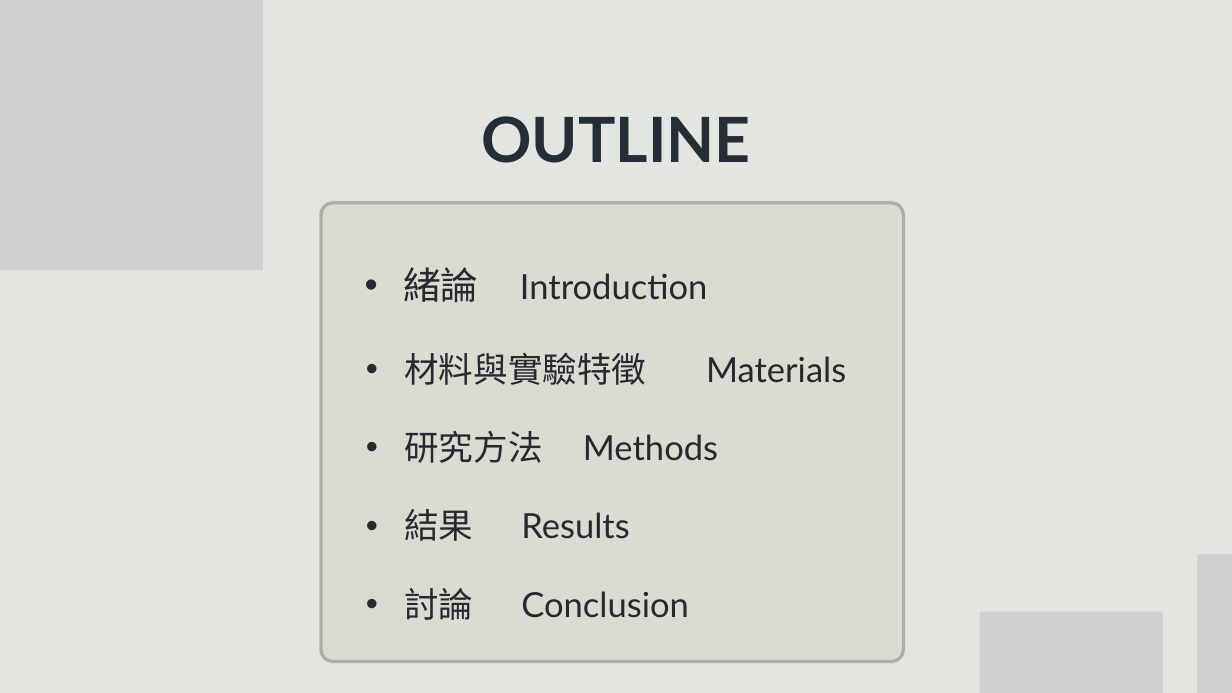
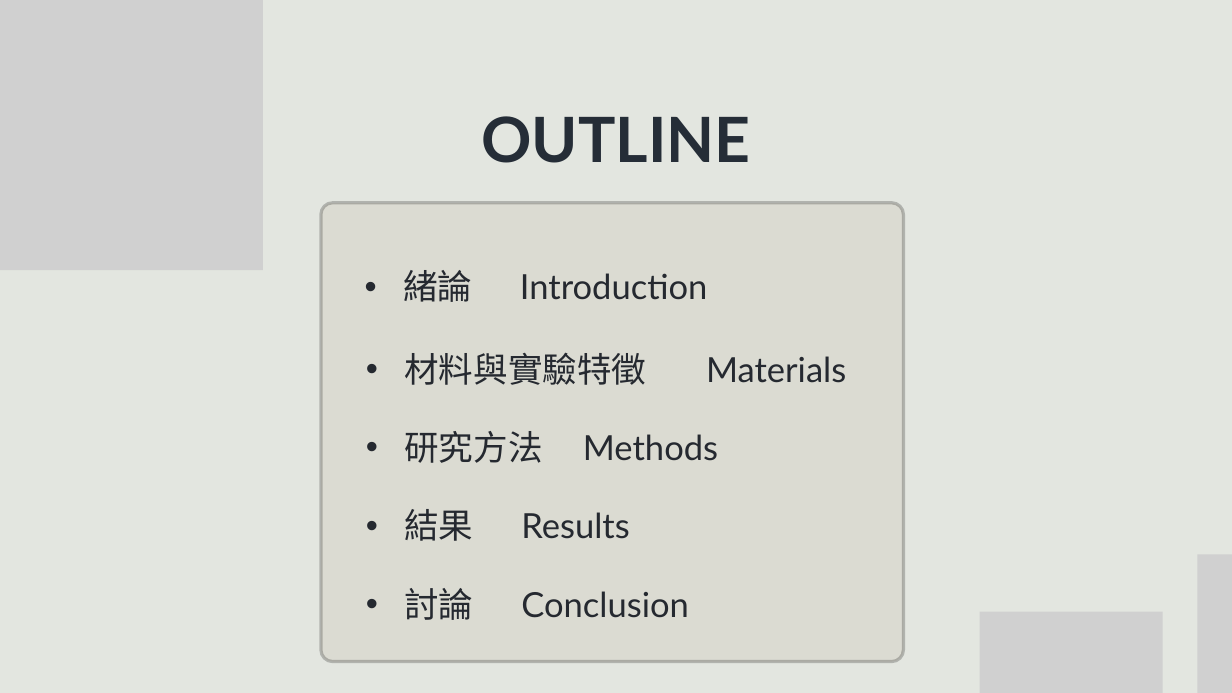
Before and after one commit to m11217045/PPG, a slide deck: slide 2 of 碩論/Ivory Black Simple Geometric Research Project Presentation.pptx. Drawn at 1232x693 pixels with LibreOffice and Linux fonts; fonts in the diff are those of the drawing; grey boxes stand for pictures. Boxes give left, top, right and bottom in pixels: in the first picture for what was removed or moved away, otherwise in the second. Text is boxed around its words. In the diff, an @@ line names an element or a change of style, - is before the commit and + after.

```diff
--- a/碩論/Ivory Black Simple Geometric Research Project Presentation.pptx
+++ b/碩論/Ivory Black Simple Geometric Research Project Presentation.pptx
@@ text "緒論 Introduction" at (403, 270, 708, 302): size 44 to 40.4 pt in "緒論" @@
```
Also in this commit, not shown: 5 other slides changed, 4 slides added, 1 slide removed, 1 other file.
